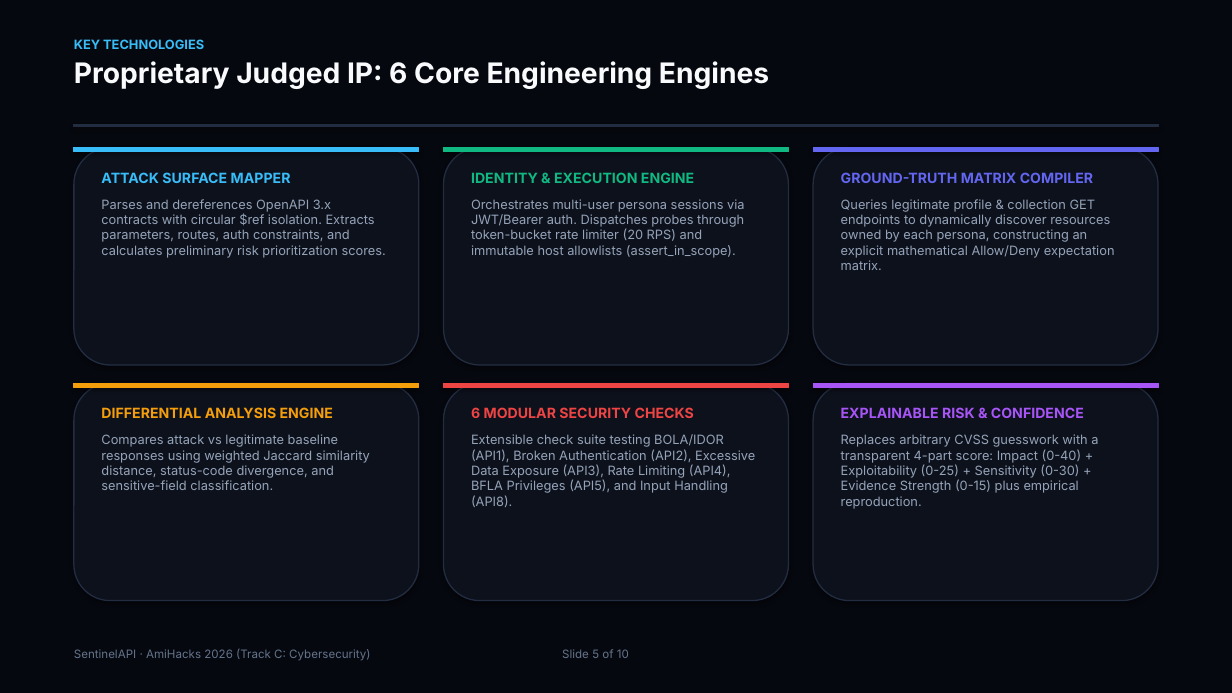
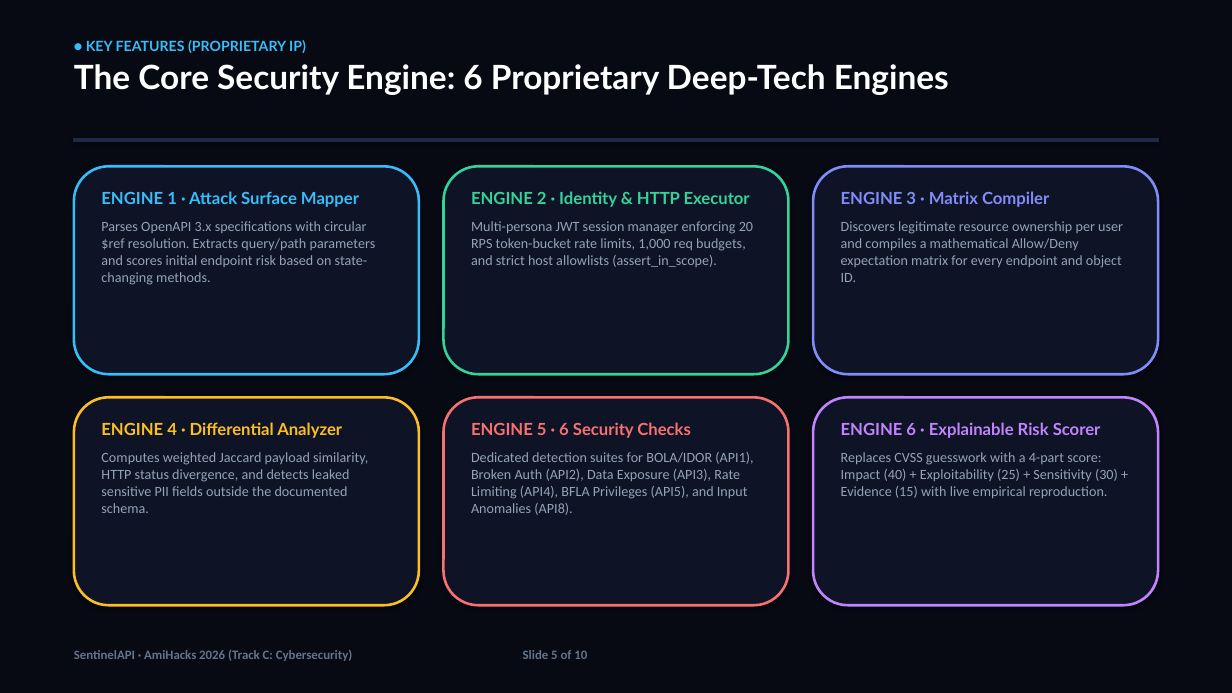
Before and after one commit to x03tanuj/sentinel-api, a slide deck: slide 5 of slides/SentinelAPI_Pitch.pptx. Drawn at 1232x693 pixels with LibreOffice and Linux fonts; fonts in the diff are those of the drawing. Boxes give left, top, right and bottom in pixels: in the first picture for what was removed or moved away, otherwise in the second. Text is boxed around its words. In the diff, an @@ line names an element or a change of style, - is before the commit and + after.

Commit message:
docs: finalize hackathon pitch deck (pptx & pdf) with cyber-tech design, track c prominence, and competitive differentiators

```diff
--- a/slides/SentinelAPI_Pitch.pptx
+++ b/slides/SentinelAPI_Pitch.pptx
@@ rectangle at box(0, 0, 1232, 693): fill #06080F to #070913; outline #06080F 0.75 pt to #070913 0.75 pt @@
@@ text at box(74, 40, 949, 95): text changed; size 22 to 26 pt; font Inter to Lato; text colour #F8FAFC to #FFFFFF @@
-KEY TECHNOLOGIES
-Proprietary Judged IP: 6 Core Engineering Engines
+● KEY FEATURES (PROPRIETARY IP)
+The Core Security Engine: 6 Proprietary Deep-Tech Engines
@@ rectangle: place and size @@
-rectangle at box(74, 125, 1158, 127)
+rectangle at box(74, 139, 1158, 141)
@@ rectangle at box(74, 139, 1158, 141): fill #232D42 to #202945; outline #232D42 0.75 pt to #202945 0.75 pt @@
@@ rectangle removed at box(74, 148, 419, 152) @@
@@ rectangle removed at box(444, 148, 788, 152) @@
@@ rectangle removed at box(813, 148, 1158, 152) @@
@@ rounded rectangle: place and size @@
-rounded rectangle at box(74, 148, 419, 365)
+rounded rectangle at box(74, 166, 419, 374)
@@ rounded rectangle at box(74, 166, 419, 374): fill #0D111C to #0E1326; outline #232D42 1 pt to #38BDF8 2 pt @@
@@ rounded rectangle: place and size @@
-rounded rectangle at box(444, 148, 788, 365)
+rounded rectangle at box(444, 166, 788, 374)
@@ rounded rectangle at box(444, 166, 788, 374): fill #0D111C to #0E1326; outline #232D42 1 pt to #34D399 2 pt @@
@@ rounded rectangle added at box(813, 166, 1158, 374), fill #0E1326, outline #818CF8 2 pt @@
@@ text at box(101, 191, 376, 285): text changed; size 10 to 11 pt; font Inter to Calibri @@
-ATTACK SURFACE MAPPER
-Parses and dereferences OpenAPI 3.x contracts with circular $ref isolation. Extracts parameters, routes, auth constraints, and calculates preliminary risk prioritization scores.
+ENGINE 1 · Attack Surface Mapper
+Parses OpenAPI 3.x specifications with circular $ref resolution. Extracts query/path parameters and scores initial endpoint risk based on state-changing methods.
@@ text at box(471, 191, 753, 267): text changed; size 10 to 11 pt; font Inter to Calibri @@
-IDENTITY & EXECUTION ENGINE
-Orchestrates multi-user persona sessions via JWT/Bearer auth. Dispatches probes through token-bucket rate limiter (20 RPS) and immutable host allowlists (assert_in_scope).
+ENGINE 2 · Identity & HTTP Executor
+Multi-persona JWT session manager enforcing 20 RPS token-bucket rate limits, 1,000 req budgets, and strict host allowlists (assert_in_scope).
@@ text at box(841, 191, 1123, 282): text changed; size 10 to 11 pt; font Inter to Calibri @@
-GROUND-TRUTH MATRIX COMPILER
-Queries legitimate profile & collection GET endpoints to dynamically discover resources owned by each persona, constructing an explicit mathematical Allow/Deny expectation matrix.
+ENGINE 3 · Matrix Compiler
+Discovers legitimate resource ownership per user and compiles a mathematical Allow/Deny expectation matrix for every endpoint and object ID.
@@ rounded rectangle removed at box(74, 384, 419, 601) @@
@@ rectangle removed at box(74, 384, 419, 387) @@
@@ rectangle removed at box(444, 384, 788, 387) @@
@@ rectangle removed at box(813, 384, 1158, 387) @@
@@ rounded rectangle: place and size @@
-rounded rectangle at box(813, 148, 1158, 365)
+rounded rectangle at box(74, 397, 419, 605)
@@ rounded rectangle at box(74, 397, 419, 605): fill #0D111C to #0E1326; outline #232D42 1 pt to #FBBF24 2 pt @@
@@ rounded rectangle: place and size @@
-rounded rectangle at box(444, 384, 788, 601)
+rounded rectangle at box(444, 397, 788, 605)
@@ rounded rectangle at box(444, 397, 788, 605): fill #0D111C to #0E1326; outline #232D42 1 pt to #F87171 2 pt @@
@@ rounded rectangle: place and size @@
-rounded rectangle at box(813, 384, 1158, 601)
+rounded rectangle at box(813, 397, 1158, 605)
@@ rounded rectangle at box(813, 397, 1158, 605): fill #0D111C to #0E1326; outline #232D42 1 pt to #C084FC 2 pt @@
@@ text at box(101, 422, 368, 513): text changed; size 10 to 11 pt; font Inter to Calibri @@
-DIFFERENTIAL ANALYSIS ENGINE
-Compares attack vs legitimate baseline responses using weighted Jaccard similarity distance, status-code divergence, and sensitive-field classification.
+ENGINE 4 · Differential Analyzer
+Computes weighted Jaccard payload similarity, HTTP status divergence, and detects leaked sensitive PII fields outside the documented schema.
@@ text at box(471, 422, 753, 515): text changed; size 10 to 11 pt; font Inter to Calibri @@
-6 MODULAR SECURITY CHECKS
-Extensible check suite testing BOLA/IDOR (API1), Broken Authentication (API2), Excessive Data Exposure (API3), Rate Limiting (API4), BFLA Privileges (API5), and Input Handling (API8).
+ENGINE 5 · 6 Security Checks
+Dedicated detection suites for BOLA/IDOR (API1), Broken Auth (API2), Data Exposure (API3), Rate Limiting (API4), BFLA Privileges (API5), and Input Anomalies (API8).
@@ text at box(841, 422, 1118, 498): text changed; size 10 to 11 pt; font Inter to Calibri @@
-EXPLAINABLE RISK & CONFIDENCE
-Replaces arbitrary CVSS guesswork with a transparent 4-part score: Impact (0-40) + Exploitability (0-25) + Sensitivity (0-30) + Evidence Strength (0-15) plus empirical reproduction.
+ENGINE 6 · Explainable Risk Scorer
+Replaces CVSS guesswork with a 4-part score: Impact (40) + Exploitability (25) + Sensitivity (30) + Evidence (15) with live empirical reproduction.
@@ text "SentinelAPI · AmiHacks 2026 (Track ..." at box(74, 650, 587, 661): size 9 to 10 pt, font Inter to Calibri, bold on @@
```
Also in this commit, not shown: 7 other slides changed, 2 slides added, 2 slides removed, 10 other files.
